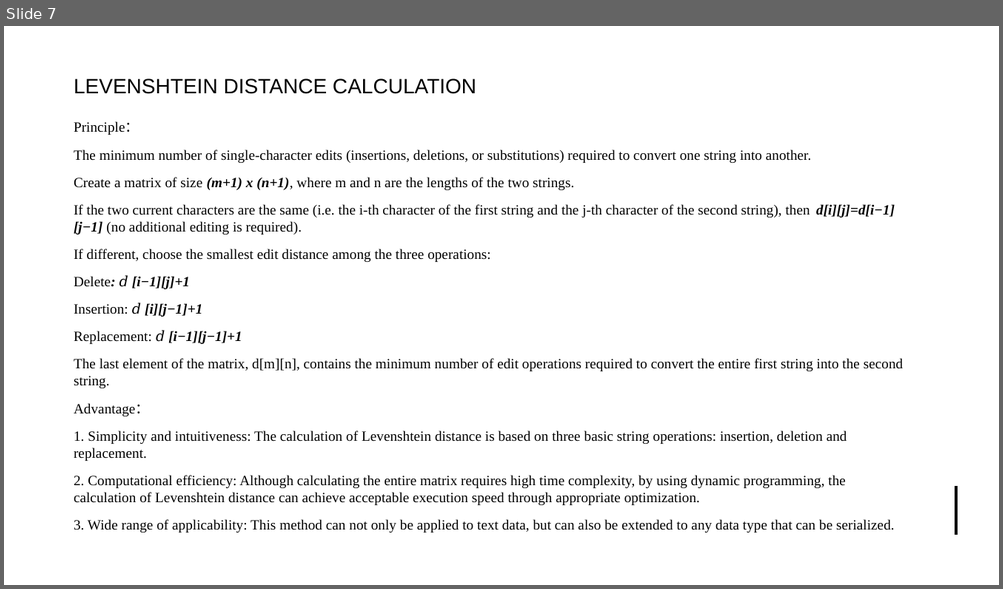
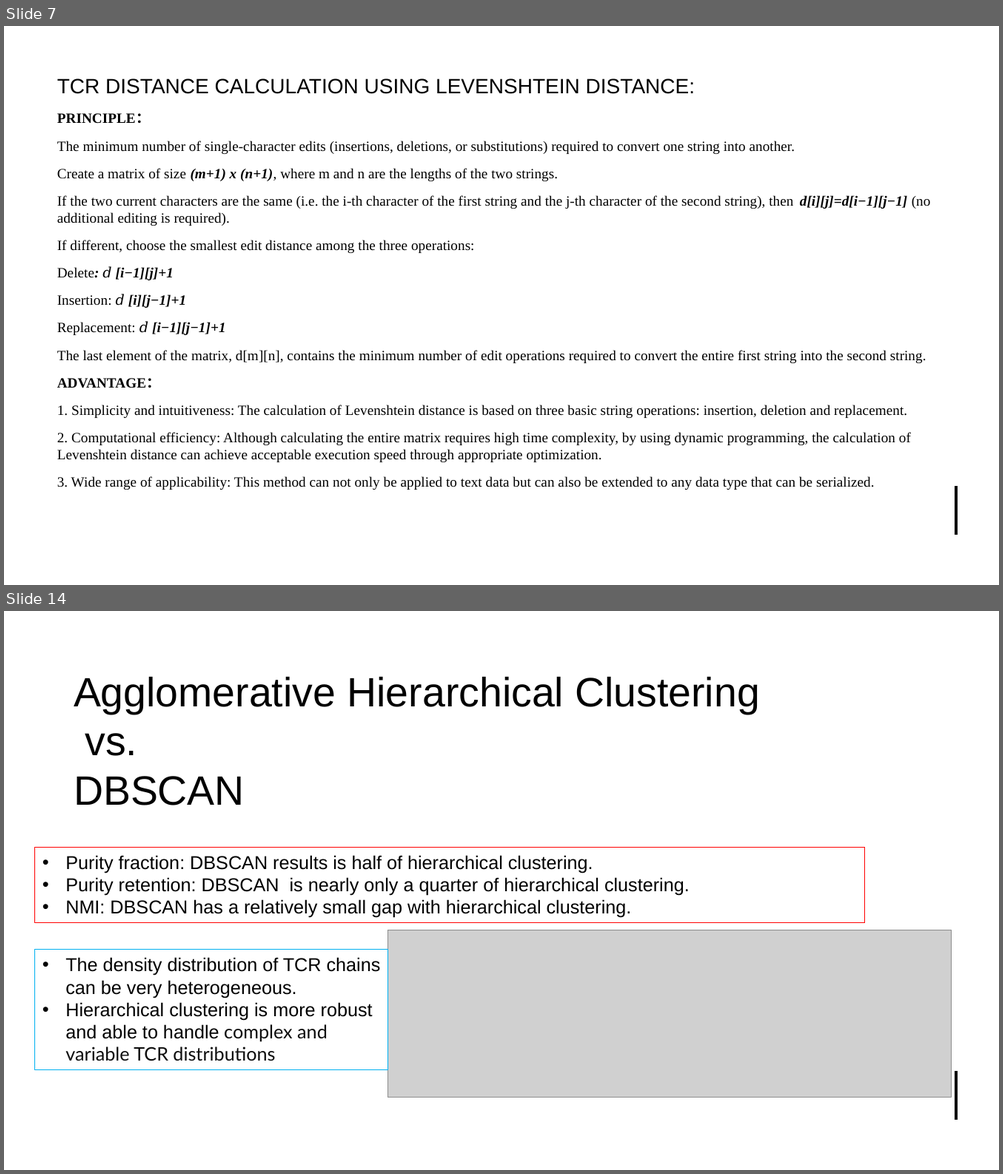
Before and after one commit to UoB-DSMP-2023-24/dsmp-2024-group4, a slide deck: summative presentation/Summative Oral Presentation-Group 4.pptx. Shown one above the other, each under a label of ours: slide 7 before the commit, slides 7 and 14 after it; the slides between them are not shown. The pictures are 1003x589 and 1003x1174 pixels, drawn with LibreOffice and Linux fonts; fonts in the diff are those of the drawing; grey boxes stand for pictures. Boxes give left, top, right and bottom in pixels: in the first picture for what was removed or moved away, otherwise in the second. Text is boxed around its words. In the diff, an @@ line names an element or a change of style, - is before the commit and + after.

```diff
--- a/summative presentation/Summative Oral Presentation-Group 4.pptx
+++ b/summative presentation/Summative Oral Presentation-Group 4.pptx
@@ slide 14 added at (4, 611, 999, 1170), background #FFFFFF; not listed: 3 template elements that a slide beside it also shows @@
@@ title added at (74, 676, 760, 806), 39.6 pt, text #000000 @@
+Agglomerative Hierarchical Clustering
+vs.
+DBSCAN
@@ rectangle added at (35, 848, 865, 923), outline #FF0000 0.75 pt, 18 pt, text #000000 @@
+• Purity fraction: DBSCAN results is half of hierarchical clustering.
+• Purity retention: DBSCAN is nearly only a quarter of hierarchical clustering.
+• NMI: DBSCAN has a relatively small gap with hierarchical clustering.
@@ picture added at (388, 931, 951, 1097) @@
@@ rectangle added at (35, 950, 388, 1071), outline #00B0F0 0.75 pt, 18 pt, text #000000 @@
+• The density distribution of TCR chains can be very heterogeneous.
+• Hierarchical clustering is more robust and able to handle complex and variable TCR distributions
@@ slide 7 changed as well @@
@@ title at (57, 79, 694, 94): text changed @@
-LEVENSHTEIN DISTANCE CALCULATION
+TCR DISTANCE CALCULATION USING LEVENSHTEIN DISTANCE:
@@ text "PRINCIPLE：": place and size @@
-text "PRINCIPLE：" at (74, 121, 902, 533)
+text "PRINCIPLE：" at (57, 113, 930, 490)
@@ text at (57, 113, 150, 124): text changed; bold on @@
-Principle：
+PRINCIPLE：
@@ text at (57, 378, 161, 389): text changed; bold on @@
-Advantage：
+ADVANTAGE：
@@ text at (57, 477, 874, 490): text changed @@
-3. Wide range of applicability: This method can not only be applied to text data, but can also be extended to any data type that can be serialized.
+3. Wide range of applicability: This method can not only be applied to text data but can also be extended to any data type that can be serialized.
```
Also in this commit, not shown: 2 other slides changed, 16 other slides added, 8 slides removed, 1 other file.
